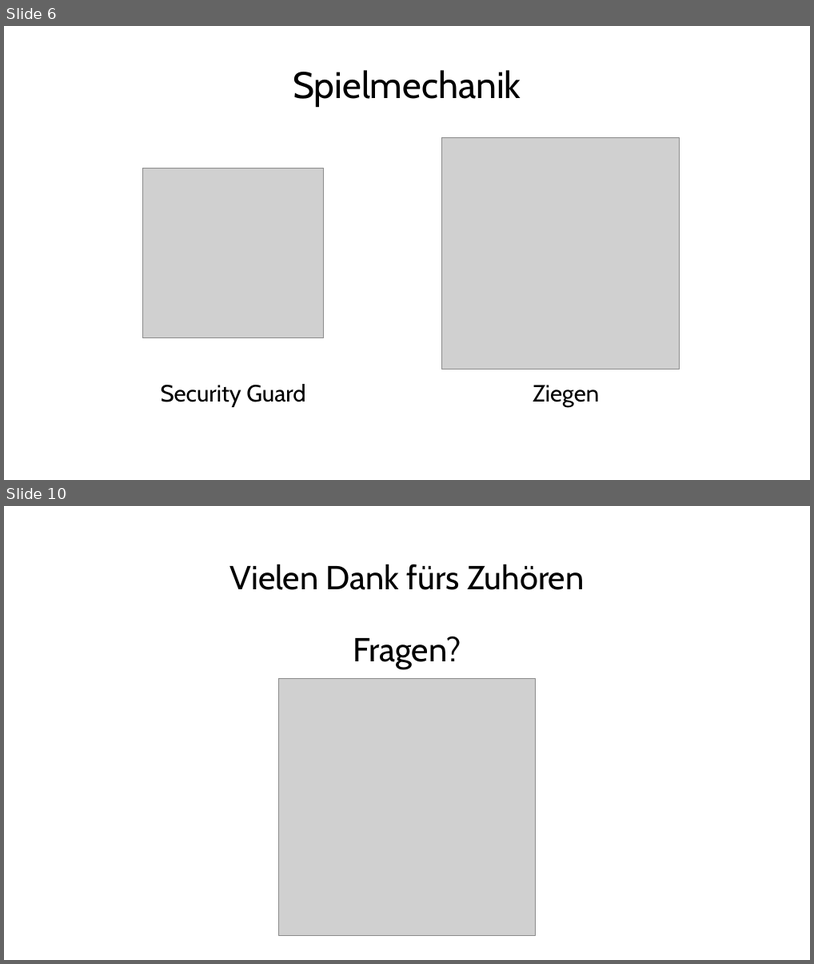
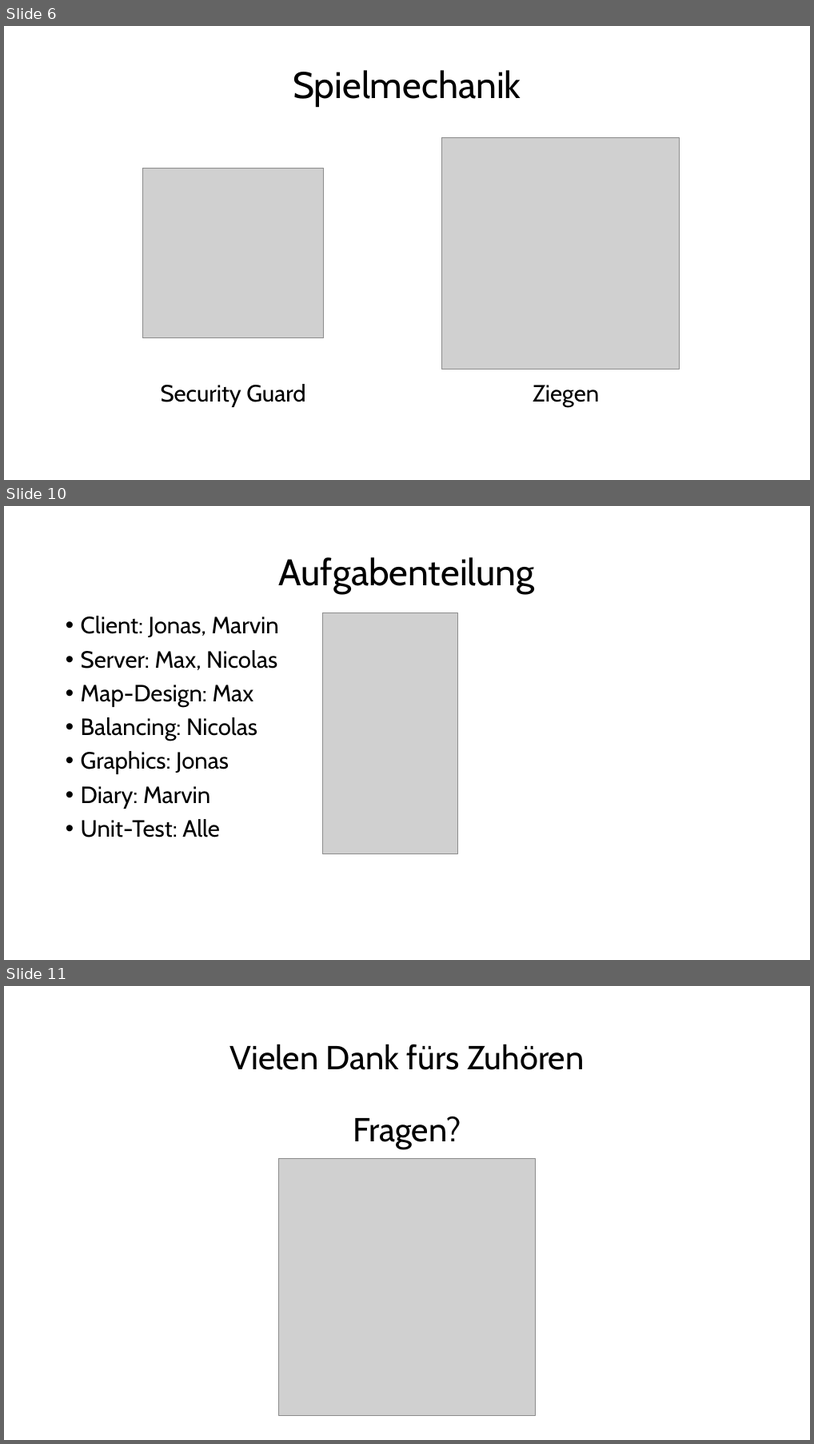
Before and after one commit to verifizieren/iGOAT, a slide deck: Presentation/Gruppe10(Präsentation1).pptx. Shown one above the other, each under a label of ours: slides 6 and 10 before the commit, slides 6, 10 and 11 after it; the slides between them are not shown. The pictures are 814x964 and 814x1444 pixels, drawn with LibreOffice and Linux fonts; fonts in the diff are those of the drawing; grey boxes stand for pictures; background and template pictures are left out. Boxes give left, top, right and bottom in pixels: in the first picture for what was removed or moved away, otherwise in the second. Text is boxed around its words. In the diff, an @@ line names an element or a change of style, - is before the commit and + after.

```diff
--- a/Presentation/Gruppe10(Präsentation1).pptx
+++ b/Presentation/Gruppe10(Präsentation1).pptx
@@ slide 10 added at box(4, 506, 810, 960), background #FFFFFF @@
@@ title added at box(279, 557, 535, 594), 44 pt, text #000000 @@
+Aufgabenteilung
@@ text added at box(81, 616, 279, 837), 28 pt, text #000000 @@
+• Client: Jonas, Marvin
+• Server: Max, Nicolas
+• Map-Design: Max
+• Balancing: Nicolas
+• Graphics: Jonas
+• Diary: Marvin
+• Unit-Test: Alle
@@ picture added at box(323, 612, 458, 853) @@
@@ what was slide 10 is now slide 11 @@
```
Also in this commit, not shown: 6 slides changed, 1 other file.
